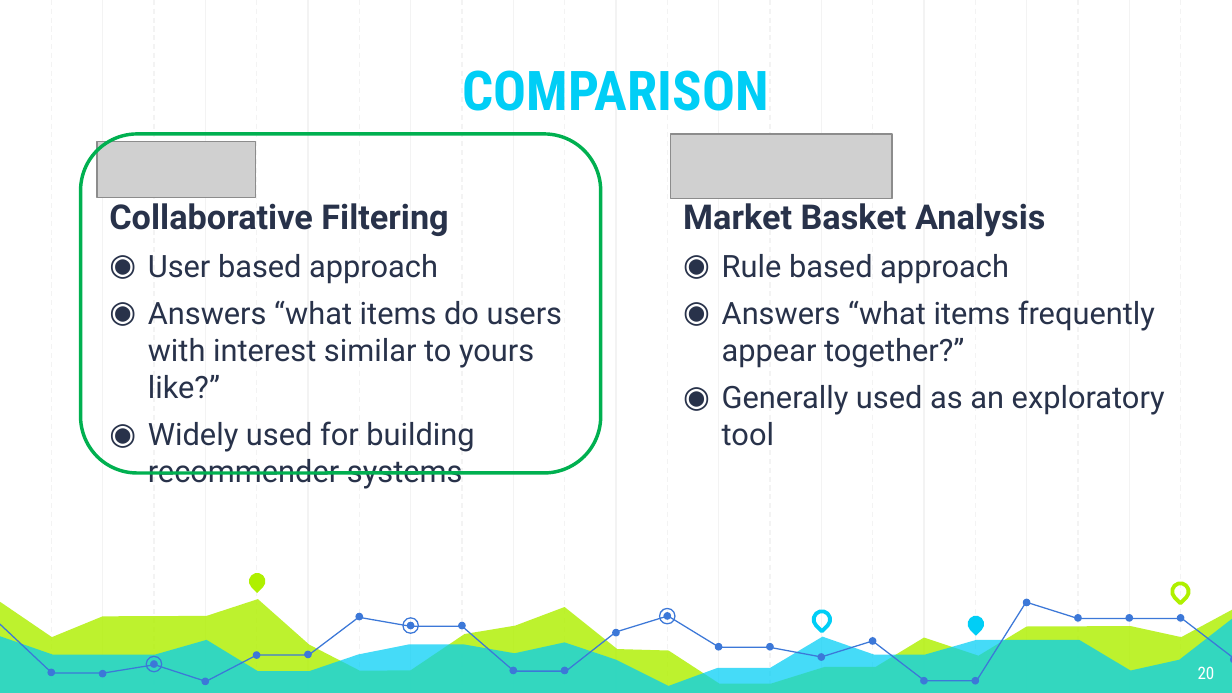
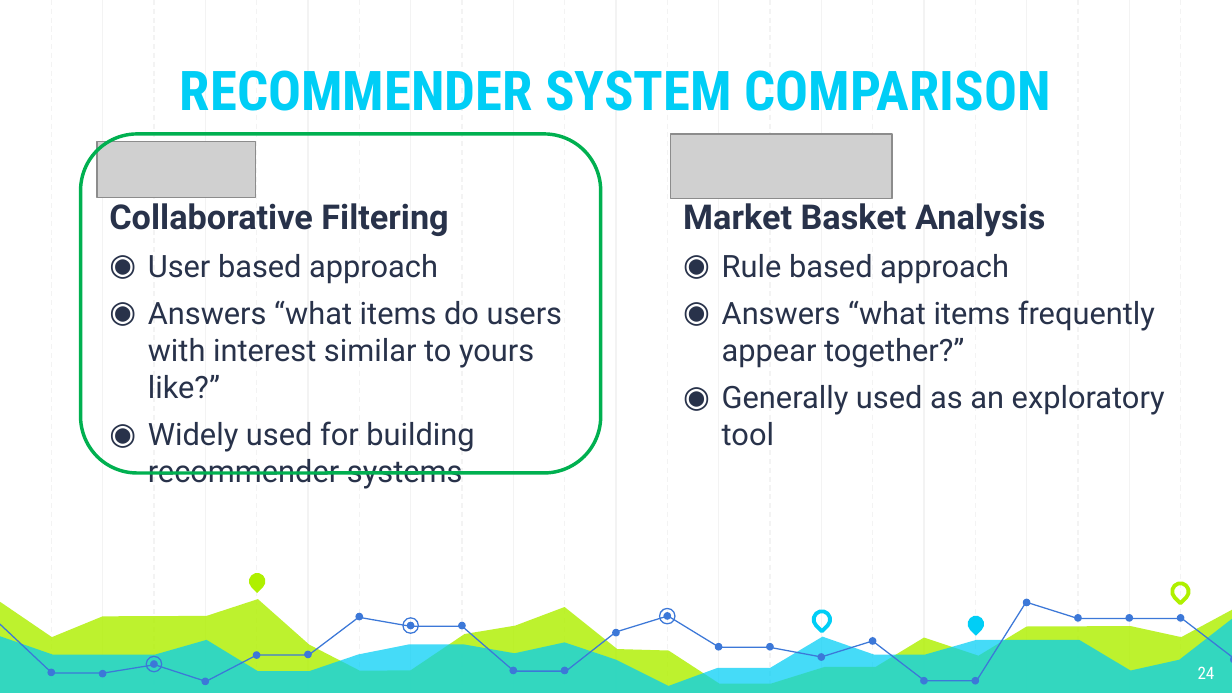
Before and after one commit to Andyayk/app, a slide deck: slide 24 of Graph Based Search Version 2.pptx (slide 20 before the commit). Drawn at 1232x693 pixels with LibreOffice and Linux fonts; fonts in the diff are those of the drawing; grey boxes stand for pictures. Boxes give left, top, right and bottom in pixels: in the first picture for what was removed or moved away, otherwise in the second. Text is boxed around its words. In the diff, an @@ line names an element or a change of style, - is before the commit and + after.

```diff
--- a/Graph Based Search Version 2.pptx
+++ b/Graph Based Search Version 2.pptx
@@ text at box(180, 70, 1051, 111): text changed @@
-COMPARISON
+RECOMMENDER SYSTEM COMPARISON
@@ page number at box(1198, 666, 1215, 679): text changed @@
-20
+24
```
Also in this commit, not shown: 9 other slides changed.
